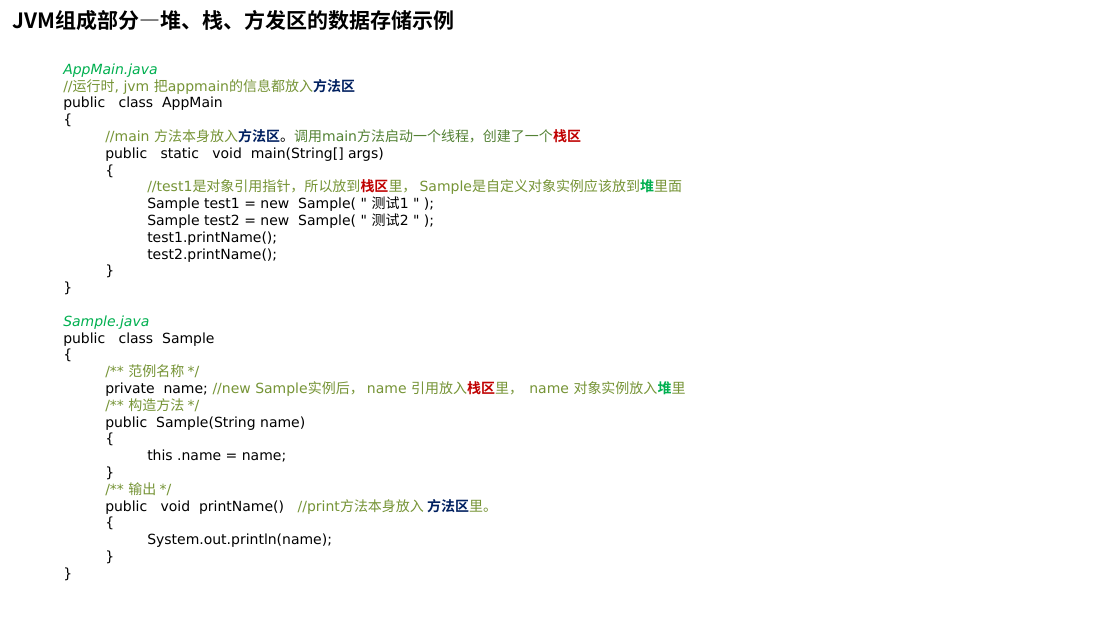
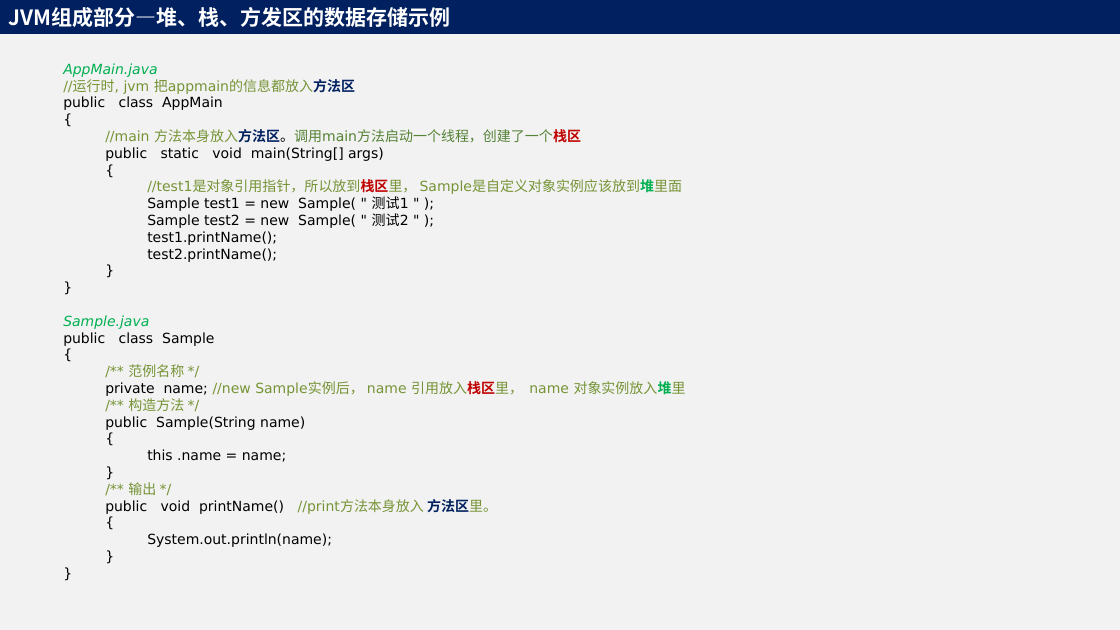
Before and after one commit to adwyxx/Node, a slide deck: slide 5 of Java.pptx. Drawn at 1120x630 pixels with LibreOffice and Linux fonts; fonts in the diff are those of the drawing. Boxes give left, top, right and bottom in pixels: in the first picture for what was removed or moved away, otherwise in the second. Text is boxed around its words. In the diff, an @@ line names an element or a change of style, - is before the commit and + after.

```diff
--- a/Java.pptx
+++ b/Java.pptx
@@ background #FFFFFF to #F2F2F2 @@
@@ rectangle "JVM组成部分—堆、栈、方发区的数据存储示例": place and size @@
-rectangle "JVM组成部分—堆、栈、方发区的数据存储示例" at <box>13,10,455,30</box>
+rectangle "JVM组成部分—堆、栈、方发区的数据存储示例" at <box>0,0,1120,34</box>
@@ rectangle "JVM组成部分—堆、栈、方发区的数据存储示例" at <box>0,0,1120,34</box>: text colour #000000 to #FFFFFF; fill none to #002060 @@
```
Also in this commit, not shown: 5 other slides changed, 3 slides added, 2 other files.
